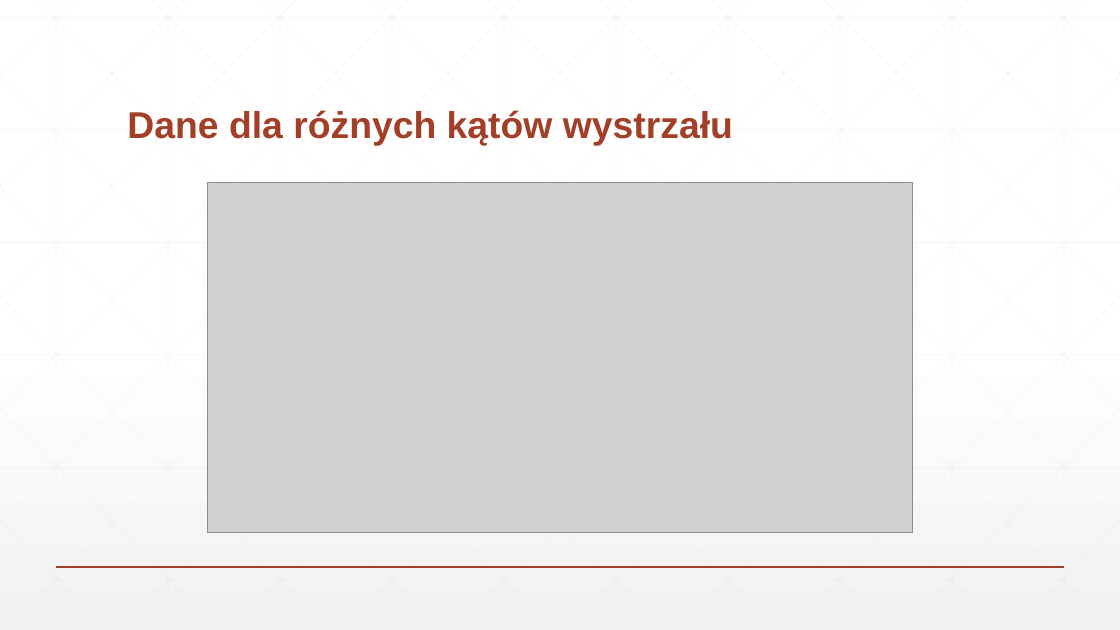
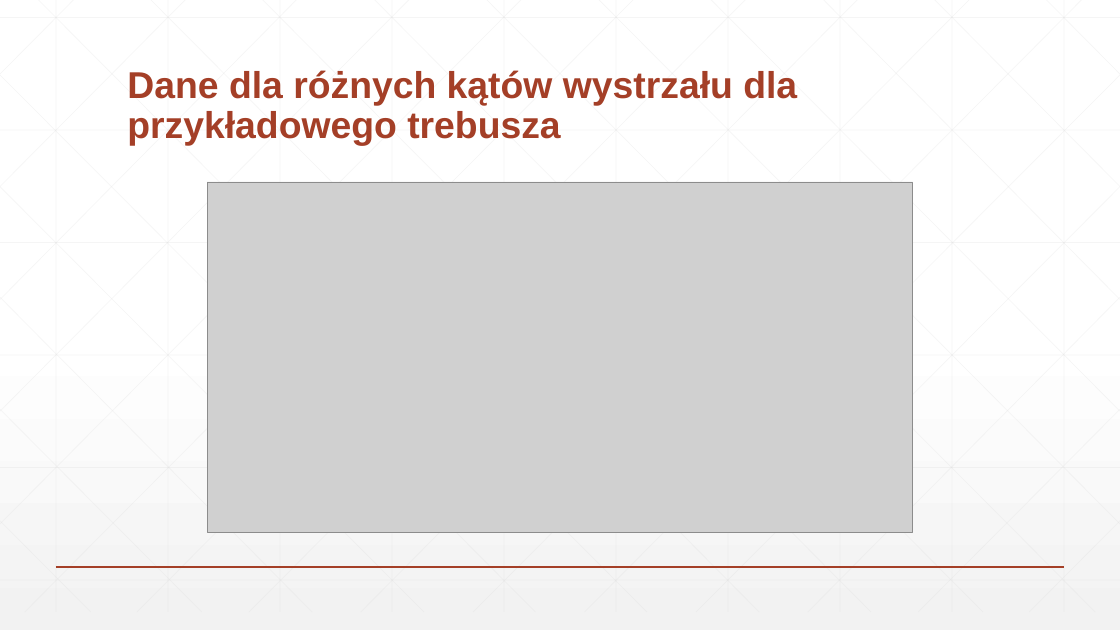
Before and after one commit to Xenvar2307/MiSK-project, a slide deck: slide 6 of Materiały/Prezentacja.pptx (slide 3 before the commit). Drawn at 1120x630 pixels with LibreOffice and Linux fonts; fonts in the diff are those of the drawing; grey boxes stand for pictures. Boxes give left, top, right and bottom in pixels: in the first picture for what was removed or moved away, otherwise in the second. Text is boxed around its words. In the diff, an @@ line names an element or a change of style, - is before the commit and + after.

```diff
--- a/Materiały/Prezentacja.pptx
+++ b/Materiały/Prezentacja.pptx
@@ title at (127, 70, 797, 146): text changed @@
-Dane dla różnych kątów wystrzału
+Dane dla różnych kątów wystrzału dla przykładowego trebusza
```
Also in this commit, not shown: 2 other slides changed, 2 slides added.
